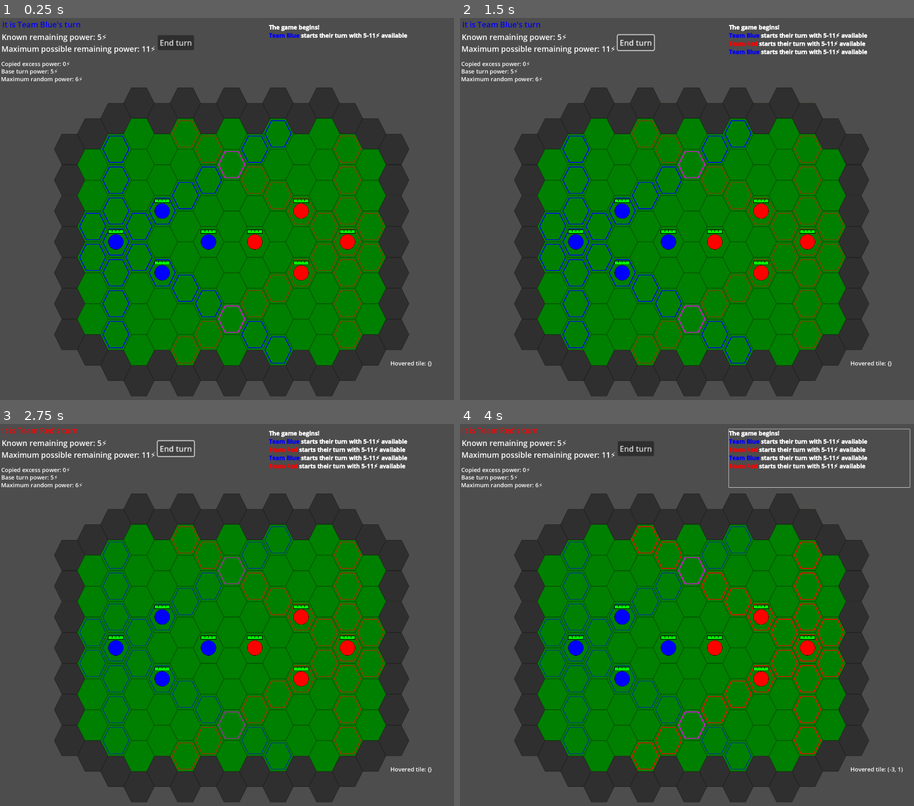
Above: before the commit, frames 1-4 (two rows, left to right).
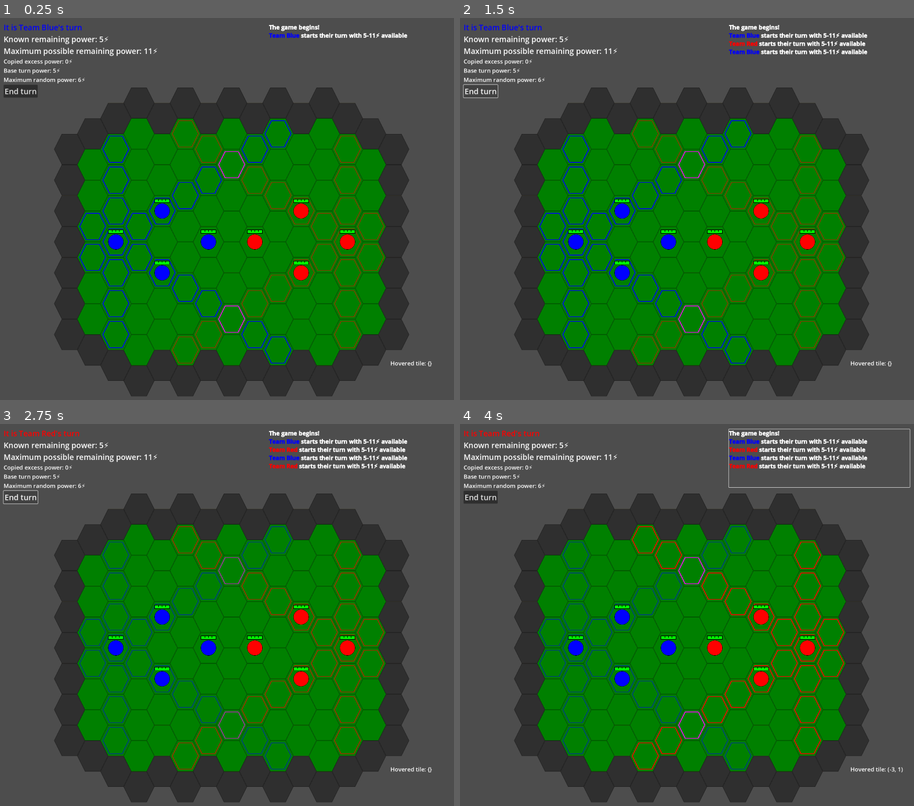
Above: after the commit, the same moments.

Repository: devencire/godot-conduit
Game: Godot game, scene res://scenes/world.tscn
Same seed, same stepped clock (60 frames per second), same inputs: the game is played once before the commit and once after it.
Inputs (mouse positions are in pixels of both pictures, inside the frame that each line leads up to):
- Up to frame 1 (0.25 s): no input
- Up to frame 2 (1.5 s): click "End turn" at 0.5 s; click "End turn" at 1.25 s
- Up to frame 3 (2.75 s): click "End turn" at 2 s
- Up to frame 4 (4 s): move the mouse to (818, 458) at 2.77 s; click (818, 458) at 2.92 s; move the mouse to (600, 637) at 3.52 s; click (600, 637) at 3.67 s

The runs differ from the first frame. In frame 1, 1.8% of the frame differs, in the area x 0-43%, y 0-21%; in frame 2, 1.5%; in frame 3, 1.5%; in frame 4, 1.8%.

Commit message:
tidy UI, scaffold rounds and scoring

Diff:
--- /dev/null
+++ b/scenes/round_ui.tscn
@@ -0,0 +1,78 @@
+[gd_scene load_steps=6 format=3 uid="uid://c04vm1q3ssoxd"]
+
+[ext_resource type="Script" path="res://scripts/RoundUI.gd" id="1_7pbux"]
+
+[sub_resource type="LabelSettings" id="LabelSettings_76cn4"]
+font_size = 32
+
+[sub_resource type="LabelSettings" id="LabelSettings_17700"]
+font_size = 32
+
+[sub_resource type="LabelSettings" id="LabelSettings_rs8d1"]
+font_size = 24
+
+[sub_resource type="LabelSettings" id="LabelSettings_ajpyq"]
+font_size = 24
+
+[node name="TurnStateUI" type="Node2D"]
+position = Vector2(-1, 0)
+script = ExtResource("1_7pbux")
+
+[node name="VBoxContainer" type="VBoxContainer" parent="."]
+offset_left = 16.0
+offset_top = 16.0
+offset_right = 659.0
+offset_bottom = 273.0
+
+[node name="TeamIndicator" type="Label" parent="VBoxContainer"]
+layout_mode = 2
+text = "It is Team {}'s turn"
+label_settings = SubResource("LabelSettings_76cn4")
+metadata/_edit_use_anchors_ = true
+
+[node name="KnownRemainingPower" type="Label" parent="VBoxContainer"]
+layout_mode = 2
+text = "Known remaining power: {}⚡"
+label_settings = SubResource("LabelSettings_17700")
+metadata/_edit_use_anchors_ = true
+
+[node name="MaximumRemainingPower" type="Label" parent="VBoxContainer"]
+layout_mode = 2
+text = "Maximum possible remaining power: {}⚡"
+label_settings = SubResource("LabelSettings_17700")
+metadata/_edit_use_anchors_ = true
+
+[node name="CopiedExcessPower" type="Label" parent="VBoxContainer"]
+layout_mode = 2
+text = "Copied excess power: {}⚡"
+label_settings = SubResource("LabelSettings_rs8d1")
+metadata/_edit_use_anchors_ = true
+
+[node name="BaseTurnPower" type="Label" parent="VBoxContainer"]
+layout_mode = 2
+text = "Base turn power: {}⚡"
+label_settings = SubResource("LabelSettings_ajpyq")
+metadata/_edit_use_anchors_ = true
+
+[node name="MaximumRandomPower" type="Label" parent="VBoxContainer"]
+layout_mode = 2
+text = "Maximum random power: {}⚡"
+label_settings = SubResource("LabelSettings_ajpyq")
+metadata/_edit_use_anchors_ = true
+
+[node name="ActualRemainingPower" type="Label" parent="VBoxContainer"]
+visible = false
+modulate = Color(0.498039, 0.501961, 0.498039, 1)
+layout_mode = 2
+text = "Actual random power: {}"
+label_settings = SubResource("LabelSettings_ajpyq")
+metadata/_edit_use_anchors_ = true
+
+[node name="EndTurnButton" type="Button" parent="VBoxContainer"]
+layout_mode = 2
+size_flags_horizontal = 0
+theme_override_font_sizes/font_size = 32
+text = "End turn"
+
+[connection signal="pressed" from="VBoxContainer/EndTurnButton" to="." method="_on_end_turn_button_pressed"]
+[connection signal="pressed" from="VBoxContainer/EndTurnButton" to="VBoxContainer/EndTurnButton" method="_on_pressed"]
--- a/scenes/turn_state_ui.tscn
+++ /dev/null
@@ -1,94 +0,0 @@
-[gd_scene load_steps=6 format=3 uid="uid://c04vm1q3ssoxd"]
-
-[ext_resource type="Script" path="res://scripts/TurnStateUI.gd" id="1_7pbux"]
-
-[sub_resource type="LabelSettings" id="LabelSettings_76cn4"]
-font_size = 32
-
-[sub_resource type="LabelSettings" id="LabelSettings_rs8d1"]
-font_size = 24
-
-[sub_resource type="LabelSettings" id="LabelSettings_ajpyq"]
-font_size = 24
-
-[sub_resource type="LabelSettings" id="LabelSettings_17700"]
-font_size = 32
-
-[node name="TurnStateUI" type="Node2D"]
-position = Vector2(-1, 0)
-script = ExtResource("1_7pbux")
-
-[node name="TeamIndicator" type="Label" parent="."]
-anchors_preset = -1
-anchor_left = -0.0190931
-anchor_top = -1.51111
-anchor_right = 0.112172
-anchor_bottom = -1.51111
-offset_left = 10.0
-offset_top = 4.0
-offset_right = 374.0
-offset_bottom = 49.0
-text = "It is Team {}'s turn"
-label_settings = SubResource("LabelSettings_76cn4")
-metadata/_edit_use_anchors_ = true
-
-[node name="CopiedExcessPower" type="Label" parent="."]
-offset_left = 6.0
-offset_top = 173.0
-offset_right = 370.0
-offset_bottom = 218.0
-text = "Copied excess power: {}⚡"
-label_settings = SubResource("LabelSettings_rs8d1")
-metadata/_edit_use_anchors_ = true
-
-[node name="BaseTurnPower" type="Label" parent="."]
-offset_left = 6.0
-offset_top = 204.0
-offset_right = 370.0
-offset_bottom = 249.0
-text = "Base turn power: {}⚡"
-label_settings = SubResource("LabelSettings_ajpyq")
-metadata/_edit_use_anchors_ = true
-
-[node name="MaximumRandomPower" type="Label" parent="."]
-offset_left = 5.0
-offset_top = 236.0
-offset_right = 369.0
-offset_bottom = 281.0
-text = "Maximum random power: {}⚡"
-label_settings = SubResource("LabelSettings_ajpyq")
-metadata/_edit_use_anchors_ = true
-
-[node name="KnownRemainingPower" type="Label" parent="."]
-offset_left = 8.0
-offset_top = 56.0
-offset_right = 427.0
-offset_bottom = 101.0
-text = "Known remaining power: {}⚡"
-label_settings = SubResource("LabelSettings_17700")
-metadata/_edit_use_anchors_ = true
-
-[node name="MaximumRemainingPower" type="Label" parent="."]
-offset_left = 7.0
-offset_top = 105.0
-offset_right = 478.0
-offset_bottom = 150.0
-text = "Maximum possible remaining power: {}⚡"
-label_settings = SubResource("LabelSettings_17700")
-metadata/_edit_use_anchors_ = true
-
-[node name="ActualRemainingPower" type="Label" parent="."]
-visible = false
-modulate = Color(0.498039, 0.501961, 0.498039, 1)
-anchors_preset = -1
-anchor_left = -0.0247253
-anchor_top = -1.02222
-anchor_right = -0.0247253
-anchor_bottom = -1.02222
-offset_left = 5.0
-offset_top = 266.0
-offset_right = 369.0
-offset_bottom = 311.0
-text = "Actual random power: {}"
-label_settings = SubResource("LabelSettings_ajpyq")
-metadata/_edit_use_anchors_ = true
--- a/scenes/world.tscn
+++ b/scenes/world.tscn
@@ -3,14 +3,14 @@
 [ext_resource type="Script" path="res://world.gd" id="1_4avd2"]
 [ext_resource type="Texture2D" uid="uid://bu0j2ljbdu4jy" path="res://assets/hexes_2px_outline.png" id="1_7kdkn"]
 [ext_resource type="Script" path="res://scripts/TurnState.gd" id="2_7l4uc"]
+[ext_resource type="Script" path="res://scripts/RoundRoot.gd" id="2_r7p20"]
 [ext_resource type="Script" path="res://scripts/ArenaTileMap.gd" id="3_rf75t"]
 [ext_resource type="PackedScene" uid="uid://dvuatsyki3ehj" path="res://scenes/selection.tscn" id="5_0ab0n"]
 [ext_resource type="Script" path="res://scripts/Players.gd" id="6_4jl0i"]
 [ext_resource type="Script" path="res://scripts/DebugShowTileLabel.gd" id="7_23lak"]
-[ext_resource type="PackedScene" uid="uid://c04vm1q3ssoxd" path="res://scenes/turn_state_ui.tscn" id="7_p4op4"]
+[ext_resource type="PackedScene" uid="uid://c04vm1q3ssoxd" path="res://scenes/round_ui.tscn" id="7_p4op4"]
 [ext_resource type="PackedScene" uid="uid://dxxmf1dm70jy3" path="res://scenes/powered_tiles.tscn" id="8_h1dur"]
 [ext_resource type="Script" path="res://scripts/EventLog.gd" id="10_7koks"]
-[ext_resource type="Script" path="res://scripts/EndTurnButton.gd" id="11_pmq2q"]
 
 [sub_resource type="TileSetAtlasSource" id="TileSetAtlasSource_s34qc"]
 texture = ExtResource("1_7kdkn")
@@ -40,10 +40,13 @@
 default_font_size = 24
 RichTextLabel/fonts/normal_font = null
 
-[node name="MatchRoot" type="Node2D"]
+[node name="MatchRoot" type="Node"]
 script = ExtResource("1_4avd2")
 
-[node name="TurnState" type="Node" parent="."]
+[node name="RoundRoot" type="Node" parent="."]
+script = ExtResource("2_r7p20")
+
+[node name="TurnState" type="Node" parent="RoundRoot"]
 unique_name_in_owner = true
 script = ExtResource("2_7l4uc")
 active_team = null
@@ -54,7 +57,7 @@
 known_remaining_power = null
 max_remaining_power = null
 
-[node name="ArenaTileMap" type="TileMap" parent="."]
+[node name="ArenaTileMap" type="TileMap" parent="RoundRoot"]
 unique_name_in_owner = true
 tile_set = SubResource("TileSet_ce3eq")
 format = 2
@@ -65,13 +68,14 @@
 layer_1/tile_data = PackedInt32Array(393218, 65536, 1, 327682, 65536, 1, 327683, 65536, 1, 262147, 65536, 1, 262148, 65 …(643 unchanged characters)…
 script = ExtResource("3_rf75t")
 
-[node name="Selection" parent="ArenaTileMap" instance=ExtResource("5_0ab0n")]
+[node name="Selection" parent="RoundRoot/ArenaTileMap" instance=ExtResource("5_0ab0n")]
 
-[node name="Players" type="Node" parent="ArenaTileMap"]
+[node name="Players" type="Node" parent="RoundRoot/ArenaTileMap" node_paths=PackedStringArray("round_root")]
 unique_name_in_owner = true
 script = ExtResource("6_4jl0i")
+round_root = NodePath("../..")
 
-[node name="DebugShowTileLabel" type="Label" parent="ArenaTileMap"]
+[node name="DebugShowTileLabel" type="Label" parent="RoundRoot/ArenaTileMap"]
 offset_left = 722.0
 offset_top = 486.0
 offset_right = 895.0
@@ -80,16 +84,9 @@
 label_settings = SubResource("LabelSettings_8os5q")
 script = ExtResource("7_23lak")
 
-[node name="PoweredTiles" parent="ArenaTileMap" instance=ExtResource("8_h1dur")]
+[node name="PoweredTiles" parent="RoundRoot/ArenaTileMap" instance=ExtResource("8_h1dur")]
 
-[node name="Camera" type="Camera2D" parent="."]
-unique_name_in_owner = true
-position = Vector2(64, -128)
-
-[node name="TurnStateUI" parent="Camera" instance=ExtResource("7_p4op4")]
-position = Vector2(-961, -800)
-
-[node name="EventLog" type="RichTextLabel" parent="."]
+[node name="EventLog" type="RichTextLabel" parent="RoundRoot"]
 unique_name_in_owner = true
 custom_minimum_size = Vector2(750, 240)
 offset_left = 218.0
@@ -104,19 +101,16 @@
 selection_enabled = true
 script = ExtResource("10_7koks")
 
-[node name="EndTurnButton" type="Button" parent="."]
-offset_left = -242.0
-offset_top = -857.0
-offset_right = -167.0
-offset_bottom = -826.0
-scale = Vector2(2, 2)
-text = "End turn"
-script = ExtResource("11_pmq2q")
+[node name="Camera" type="Camera2D" parent="."]
+unique_name_in_owner = true
+position = Vector2(64, -128)
 
-[connection signal="changed" from="TurnState" to="Camera/TurnStateUI" method="_on_turn_state_changed"]
-[connection signal="new_turn_started" from="TurnState" to="ArenaTileMap/Selection" method="_on_turn_state_new_turn_started"]
-[connection signal="new_turn_started" from="TurnState" to="ArenaTileMap/PoweredTiles" method="_on_turn_state_new_turn_started"]
-[connection signal="changed" from="ArenaTileMap/Players" to="ArenaTileMap" method="_on_players_changed"]
-[connection signal="changed" from="ArenaTileMap/Players" to="ArenaTileMap/PoweredTiles" method="_on_players_changed"]
-[connection signal="child_order_changed" from="ArenaTileMap/Players" to="ArenaTileMap/Players" method="_on_child_order_changed"]
-[connection signal="pressed" from="EndTurnButton" to="EndTurnButton" method="_on_pressed"]
+[node name="RoundUI" parent="Camera" instance=ExtResource("7_p4op4")]
+position = Vector2(-961, -800)
+
+[connection signal="changed" from="RoundRoot/TurnState" to="Camera/RoundUI" method="_on_turn_state_changed"]
+[connection signal="new_turn_started" from="RoundRoot/TurnState" to="RoundRoot/ArenaTileMap/Selection" method="_on_turn_state_new_turn_started"]
+[connection signal="new_turn_started" from="RoundRoot/TurnState" to="RoundRoot/ArenaTileMap/PoweredTiles" method="_on_turn_state_new_turn_started"]
+[connection signal="changed" from="RoundRoot/ArenaTileMap/Players" to="RoundRoot/ArenaTileMap" method="_on_players_changed"]
+[connection signal="changed" from="RoundRoot/ArenaTileMap/Players" to="RoundRoot/ArenaTileMap/PoweredTiles" method="_on_players_changed"]
+[connection signal="child_order_changed" from="RoundRoot/ArenaTileMap/Players" to="RoundRoot/ArenaTileMap/Players" method="_on_child_order_changed"]
--- a/scripts/EndTurnButton.gd
+++ /dev/null
@@ -1,6 +0,0 @@
-extends Button
-
-@onready var turn_state: TurnState = %TurnState
-
-func _on_pressed():
-	turn_state.end_turn()
--- a/scripts/Player.gd
+++ b/scripts/Player.gd
@@ -9,8 +9,10 @@
 signal initialized(player: Player)
 signal taken_damage(player: Player, damage: int)
 
+var players: Players
+
+@export var round_root: RoundRoot
 var arena_tilemap: ArenaTileMap
-var players: Players
 var turn_state: TurnState
 var event_log: EventLog
 
@@ -59,12 +61,9 @@
 
 
 func _ready():
-	# TODO there's got to be a better way of sharing these?
-	# at least we only use `match_root` directly in `_ready`
-	var match_root: MatchRoot = find_parent('MatchRoot')
-	arena_tilemap = match_root.arena_tilemap
-	turn_state = match_root.turn_state
-	event_log = match_root.event_log
+	arena_tilemap = round_root.arena_tilemap
+	turn_state = round_root.turn_state
+	event_log = round_root.event_log
 
 	players = get_parent()
 
--- a/scripts/Players.gd
+++ b/scripts/Players.gd
@@ -1,6 +1,8 @@
 class_name Players
 
 extends Node
+
+@export var round_root: RoundRoot
 
 const player_scene := preload("res://scenes/player.tscn")
 
@@ -21,6 +23,7 @@
 
 func add_player(team: Constants.Team, tile_position: Vector2i, is_beacon: bool = false):
 	var player: Player = player_scene.instantiate()
+	player.round_root = round_root
 	player.team = team
 	player.tile_position = tile_position
 	player.is_beacon = is_beacon
--- /dev/null
+++ b/scripts/RoundRoot.gd
@@ -0,0 +1,22 @@
+class_name RoundRoot
+
+extends Node
+
+@onready var turn_state: TurnState = %TurnState
+@onready var arena_tilemap: ArenaTileMap = %ArenaTileMap
+@onready var event_log: EventLog = %EventLog
+@onready var players: Players = %Players
+
+# Called when the node enters the scene tree for the first time.
+func _ready():
+	players.add_player(Constants.Team.ONE, Vector2i(-3, 2), true)
+	players.add_player(Constants.Team.ONE, Vector2i(-3, 0))
+	players.add_player(Constants.Team.ONE, Vector2i(-1, 2))
+	players.add_player(Constants.Team.ONE, Vector2i(-1, 0))
+
+	players.add_player(Constants.Team.TWO, Vector2i(0, -1))
+	players.add_player(Constants.Team.TWO, Vector2i(0, -3))
+	players.add_player(Constants.Team.TWO, Vector2i(2, -1))
+	players.add_player(Constants.Team.TWO, Vector2i(2, -3), true)
+
+	turn_state.start_turn(Constants.Team.ONE)
--- /dev/null
+++ b/scripts/RoundUI.gd
@@ -0,0 +1,47 @@
+class_name RoundUI
+
+extends Node
+
+@onready var team_indicator: Label = $VBoxContainer/TeamIndicator
+@onready var copied_excess_power: Label = $VBoxContainer/CopiedExcessPower
+@onready var base_turn_power: Label = $VBoxContainer/BaseTurnPower
+@onready var maximum_random_power: Label = $VBoxContainer/MaximumRandomPower
+@onready var known_remaining_power: Label = $VBoxContainer/KnownRemainingPower
+@onready var maximum_remaining_power: Label = $VBoxContainer/MaximumRemainingPower
+@onready var actual_remaining_power: Label = $VBoxContainer/ActualRemainingPower
+@onready var end_turn_button: Button = $VBoxContainer/EndTurnButton
+
+# hold a reference to the TurnState so we can send instructions back
+# TODO something less bad
+var turn_state: TurnState
+
+func _on_turn_state_changed(state: TurnState):
+	turn_state = state
+
+	# we seem to get told about the first turn before we're ready, so just wait a tick
+	if not team_indicator:
+		_on_turn_state_changed.call_deferred(state)
+		return
+
+	team_indicator.text = "It is Team %s's turn" % Constants.team_name(state.active_team)
+	team_indicator.label_settings.font_color = Constants.team_color(state.active_team)
+
+	copied_excess_power.text = "Copied excess power: %s⚡" % state.copied_excess_power
+	base_turn_power.text = "Base turn power: %s⚡" % state.base_turn_power
+	maximum_random_power.text = "Maximum random power: %s⚡" % Constants.MAX_EXCESS_POWER
+
+	known_remaining_power.text = "Known remaining power: %s⚡" % maxi(
+		0,
+		state.copied_excess_power + state.base_turn_power - state.power_used
+	)
+	maximum_remaining_power.text = "Maximum possible remaining power: %s⚡" % (
+		state.copied_excess_power + state.base_turn_power + Constants.MAX_EXCESS_POWER - state.power_used
+	)
+	actual_remaining_power.text = "Actual remaining power: %s⚡" % (
+		state.total_available_power - state.power_used
+	)
+
+
+func _on_end_turn_button_pressed():
+	if turn_state:
+		turn_state.end_turn()
--- a/scripts/TurnStateUI.gd
+++ /dev/null
@@ -1,20 +0,0 @@
-extends Node
-
-func _on_turn_state_changed(state: TurnState):
-	$TeamIndicator.text = "It is Team %s's turn" % Constants.team_name(state.active_team)
-	$TeamIndicator.label_settings.font_color = Constants.team_color(state.active_team)
-
-	$CopiedExcessPower.text = "Copied excess power: %s⚡" % state.copied_excess_power
-	$BaseTurnPower.text = "Base turn power: %s⚡" % state.base_turn_power
-	$MaximumRandomPower.text = "Maximum random power: %s⚡" % Constants.MAX_EXCESS_POWER
-
-	$KnownRemainingPower.text = "Known remaining power: %s⚡" % maxi(
-		0,
-		state.copied_excess_power + state.base_turn_power - state.power_used
-	)
-	$MaximumRemainingPower.text = "Maximum possible remaining power: %s⚡" % (
-		state.copied_excess_power + state.base_turn_power + Constants.MAX_EXCESS_POWER - state.power_used
-	)
-	$ActualRemainingPower.text = "Actual remaining power: %s⚡" % (
-		state.total_available_power - state.power_used
-	)
--- a/world.gd
+++ b/world.gd
@@ -1,22 +1,12 @@
 class_name MatchRoot
 
-extends Node2D
+extends Node
 
-@onready var turn_state: TurnState = $TurnState
-@onready var arena_tilemap: ArenaTileMap = $ArenaTileMap
-@onready var event_log: EventLog = $EventLog
-@onready var players: Players = %Players
+@export var team_one_score := 0
+@export var team_two_score := 0
 
-# Called when the node enters the scene tree for the first time.
-func _ready():
-	players.add_player(Constants.Team.ONE, Vector2i(-3, 2), true)
-	players.add_player(Constants.Team.ONE, Vector2i(-3, 0))
-	players.add_player(Constants.Team.ONE, Vector2i(-1, 2))
-	players.add_player(Constants.Team.ONE, Vector2i(-1, 0))
-
-	players.add_player(Constants.Team.TWO, Vector2i(0, -1))
-	players.add_player(Constants.Team.TWO, Vector2i(0, -3))
-	players.add_player(Constants.Team.TWO, Vector2i(2, -1))
-	players.add_player(Constants.Team.TWO, Vector2i(2, -3), true)
-
-	turn_state.start_turn(Constants.Team.ONE)
+func score_points(team: Constants.Team, points: int) -> void:
+	if team == Constants.Team.ONE:
+		team_one_score += points
+	else:
+		team_two_score += points
